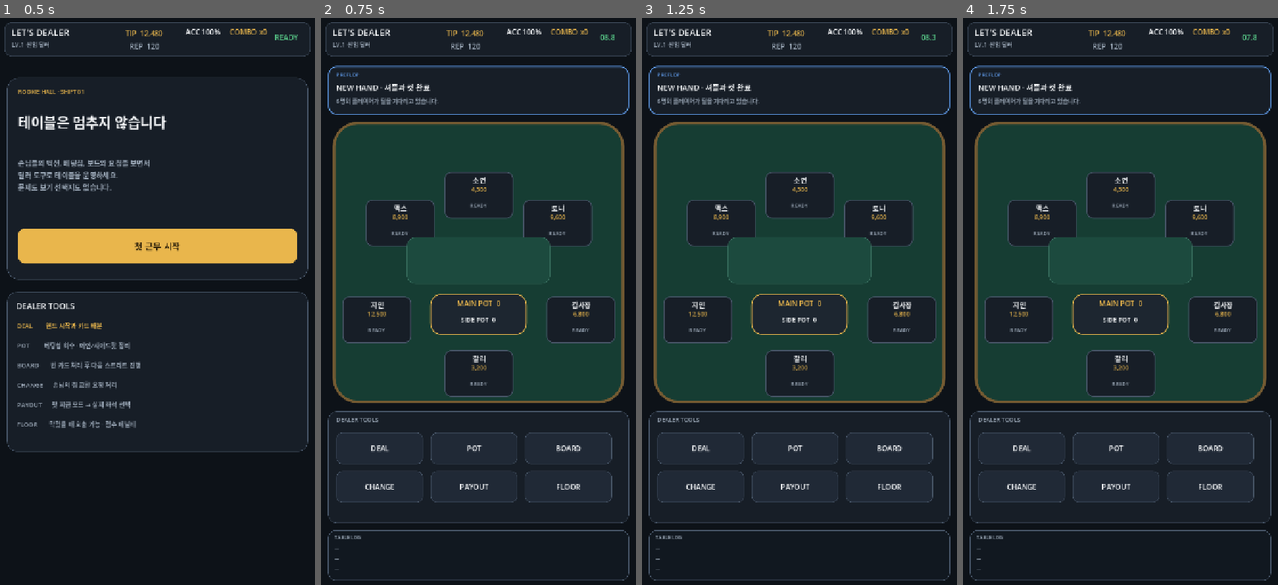
Above: before the commit, frames 1-4 (left to right).
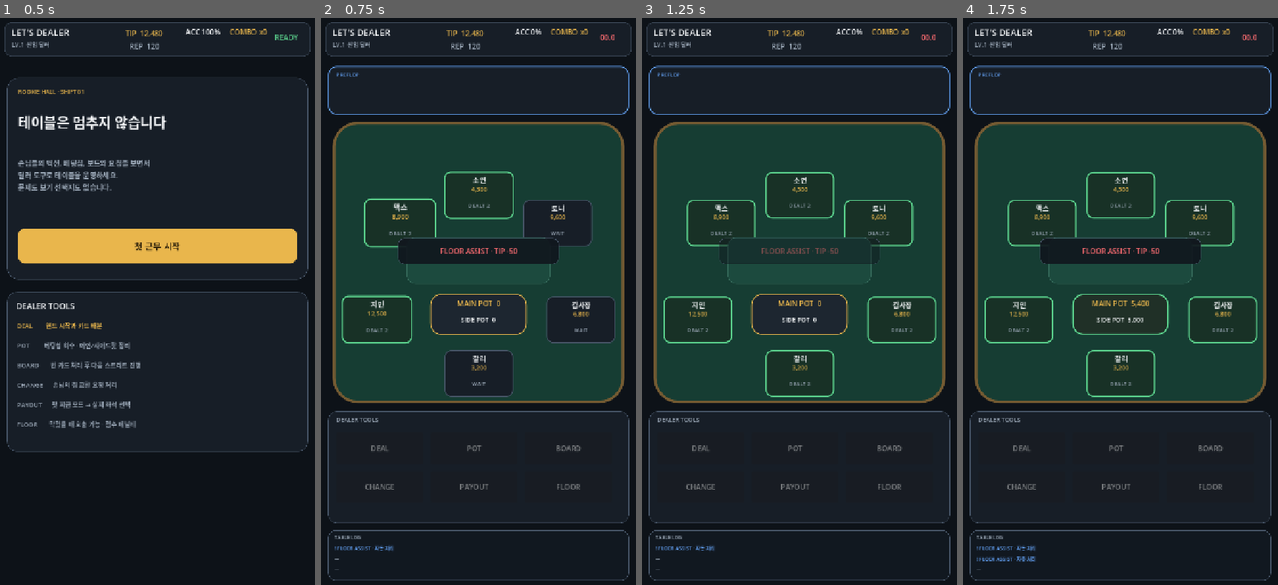
Above: after the commit, the same moments.

Repository: Queenrain9/lets-dealer
Game: Godot game, scene res://scenes/main.tscn
Same seed, same stepped clock (60 frames per second), same inputs: the game is played once before the commit and once after it.
Inputs (mouse positions are in pixels of both pictures, inside the frame that each line leads up to):
- Up to frame 1 (0.5 s): no input
- Up to frame 2 (0.75 s): click "첫 근무 시작" at 0.5 s
- Up to frame 3 (1.25 s): no input
- Up to frame 4 (1.75 s): click (1019, 318) at 1.27 s

Frame 1 is identical in both runs. In frame 2, 4.9% of the frame differs, in the area x 4-94%, y 1-94%; in frame 3, 3.4%; in frame 4, 5.9%, in the area x 4-94%, y 1-96%.
Error after the commit: Invalid access to property or key 'time_limit' on a base object of type 'RefCounted (DealerTask)'. (res://scripts/gameplay/main_game.gd:685)

Commit message:
Extend dealer duties for live table pressure

Diff:
--- a/scripts/core/dealer_task.gd
+++ b/scripts/core/dealer_task.gd
@@ -3,26 +3,41 @@
 
 var id: String = ""
 var phase: String = ""
-var headline: String = ""
-var event_text: String = ""
-var time_limit: float = 10.0
-var base_tip: int = 100
 var expected_action: String = ""
 var success_text: String = ""
+var base_tip: int = 100
 var target_seat: int = -1
+var source_seat: int = -1
+var blocking: bool = true
+var patience_limit: float = 7.0
+var age: float = 0.0
+var warned: bool = false
 var state: Dictionary = {}
 
 
 func _init(data: Dictionary = {}) -> void:
-	id = String(data.get("id", "task"))
+	id = String(data.get("id", "duty"))
 	phase = String(data.get("phase", "TABLE"))
-	headline = String(data.get("headline", ""))
-	event_text = String(data.get("event_text", ""))
-	time_limit = float(data.get("time_limit", 10.0))
+	expected_action = String(data.get("expected_action", ""))
+	success_text = String(data.get("success_text", "처리 완료"))
 	base_tip = int(data.get("base_tip", 100))
-	expected_action = String(data.get("expected_action", ""))
-	success_text = String(data.get("success_text", "정확한 처리"))
 	target_seat = int(data.get("target_seat", -1))
+	source_seat = int(data.get("source_seat", -1))
+	blocking = bool(data.get("blocking", true))
+	patience_limit = float(data.get("patience_limit", 7.0))
+	age = 0.0
+	warned = false
 	var raw_state: Variant = data.get("state", {})
 	if raw_state is Dictionary:
 		state = (raw_state as Dictionary).duplicate(true)
+
+
+func reset_clock() -> void:
+	age = 0.0
+	warned = false
+
+
+func urgency() -> float:
+	if patience_limit <= 0.0:
+		return 0.0
+	return clampf(age / patience_limit, 0.0, 2.0)
